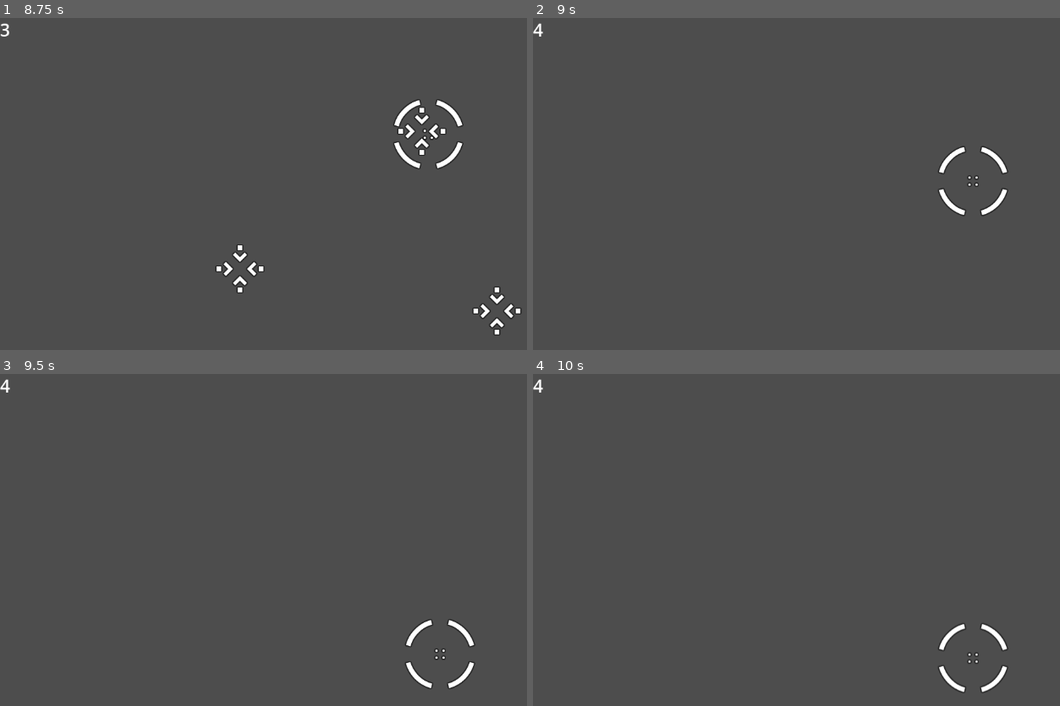
Above: before the commit, frames 1-4 (two rows, left to right).
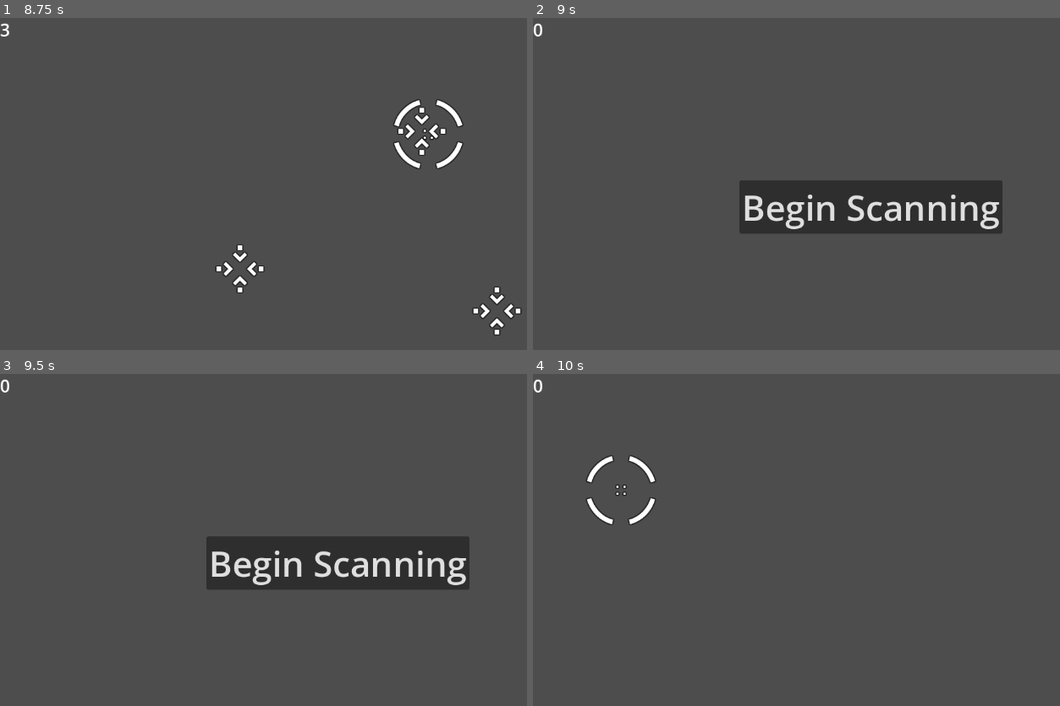
Above: after the commit, the same moments.

Repository: ubcs-io/simple_scanner
Game: Godot game, scene res://main.tscn
The game is run twice, just before and just after one commit, with the same random seed, the same clock (stepped at 60 frames per second) and the same inputs.
Inputs (mouse positions are in pixels of both pictures, inside the frame that each line leads up to):
- Up to frame 1 (8.75 s): click "Begin Scanning" at 0.5 s; tap Enter at 1.25 s; hold D (move_right) 1.28-2.03 s; hold Space (space) 1.28-2.03 s; hold S (move_down) 2.03-2.78 s; tap Space (space) every 1.5 s from 2.1 to 8.1 s; hold D (move_right) 2.78-3.53 s; hold Space (space) 2.78-3.53 s; hold W (move_up) 3.53-4.28 s; hold Space (space) 4.28-5.03 s; hold A (move_left) 4.28-5.78 s; hold S (move_down) 5.78-6.53 s; hold Space (space) 5.78-6.53 s; hold D (move_right) 6.53-7.28 s; hold W (move_up) 7.28-8.03 s; hold Space (space) 7.28-8.03 s; hold D (move_right) from 8.03 s (still down)
- Up to frame 2 (9 s): release D (move_right) at 8.78 s; hold S (move_down) from 8.78 s (still down); hold Space (space) from 8.78 s (still down)
- Up to frame 3 (9.5 s): keep holding S (move_down); keep holding Space (space)
- Up to frame 4 (10 s): release S (move_down) at 9.5 s; release Space (space) at 9.5 s; click (870, 563) at 9.5 s, where only the run after the commit has a clickable "Begin Scanning"

Frame 1 is identical in both runs. In frame 2, 7.9% of the frame differs, in the area x 0-91%, y 1-65%; in frame 3, 8.3%, in the area x 0-91%, y 1-95%; in frame 4, 1.2%.
Error before the commit: Invalid operands 'String' and 'Nil' in operator 'in'. (res://main.gd:107)
Error after the commit: Invalid operands 'String' and 'Nil' in operator 'in'. (res://main.gd:109)

Commit message:
Update some of the connected functions

Diff:
--- a/main.gd
+++ b/main.gd
@@ -55,8 +55,7 @@
 			var contact = contact.instantiate()
 			contact.position = Vector2(randi_range(200,1100), randi_range(100,550))
 			add_child(contact)
-			contact_id = contact.get_instance_id()
-			contact_server(contact_id, 1337, "detected", "A new contact has appeared", "update")
+			contact_server(contact.get_instance_id(), 1337, "detected", "A new contact has appeared", "update")
 			$contact_new.play()
 			total_contacts = total_contacts + 1
 
@@ -67,7 +66,10 @@
 	$HUD.update_score(score)
 	#print("Remove contact with id: " + str(contact_id))
 	contact_server(contact_id, 1337, "locked", "Contact locked", "update")
+	#print(score)
 	if score > 3:
+		#on_gameover()
+		# For some reason the signal suddenly isn't working anymore
 		gameover.emit()
 		get_tree().call_group("contacts", "queue_free")
 
@@ -93,22 +95,24 @@
 	var send_request = request.request(
 		url, headers, HTTPClient.METHOD_GET)
 
-	if send_request != OK:
+	#if send_request != OK:
 		#print(url)
-		print('Issue with request')
+		#print('Issue with request')
 
 func _on_request_completed(result, response_code, headers, body):
 	var json = JSON.parse_string(body.get_string_from_utf8())
 	#print(response_code, headers)
-	#print(json)
+	print(json)
 	update_game(json)
 
 func update_game(heartbeat):
 	if 'status' in heartbeat && heartbeat.status == "locked":
-		print("Sending lock signal for " + str(heartbeat.id))
-		for contact in contact.get_children():
-			if heartbeat.id == contact.id:
-					print("Should remove: " + contact.id)
+		#print("Sending lock signal for " + str(heartbeat.id))
+		if instance_from_id(int(heartbeat.id)):
+			print("Should remove: " + heartbeat.id)
+		#for contact in contact.get_wchildren():
+			#if heartbeat.id == contact.id:
+					#print("Should remove: " + contact.id)
 		#locked.emit(heartbeat.id)
 		#$cursor.lock_contact_by_id(heartbeat.id)
 
--- a/main.tscn
+++ b/main.tscn
@@ -28,5 +28,8 @@
 [node name="contact_locked" type="AudioStreamPlayer2D" parent="."]
 stream = ExtResource("6_u0sbw")
 
+[connection signal="gameover" from="." to="." method="_on_gameover"]
+[connection signal="gameover" from="." to="cursor" method="_on_main_gameover"]
+[connection signal="gameover" from="." to="HUD" method="_on_main_gameover"]
 [connection signal="locked" from="cursor" to="." method="_increment_signals"]
 [connection signal="start_game" from="HUD" to="." method="new_game"]
